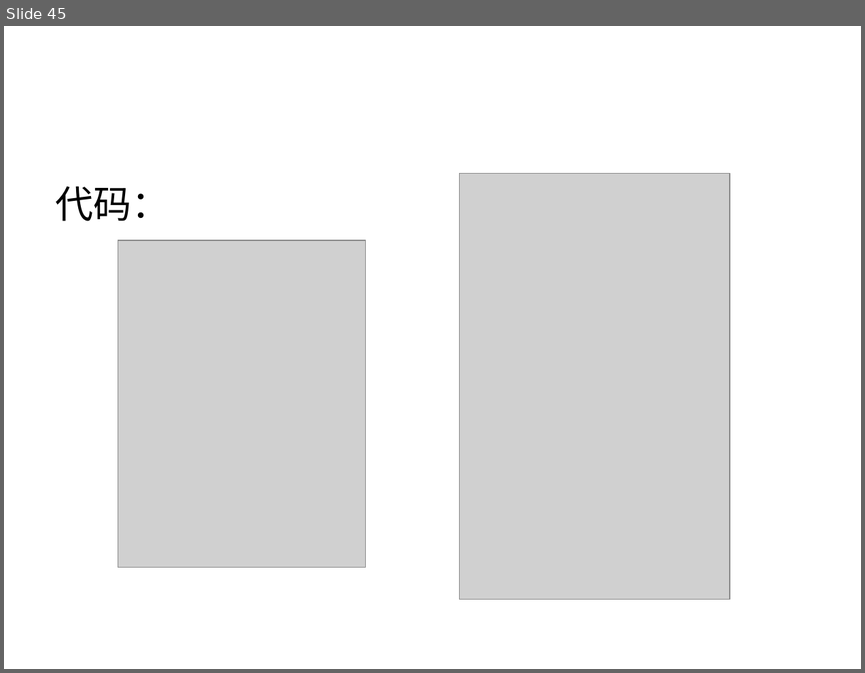
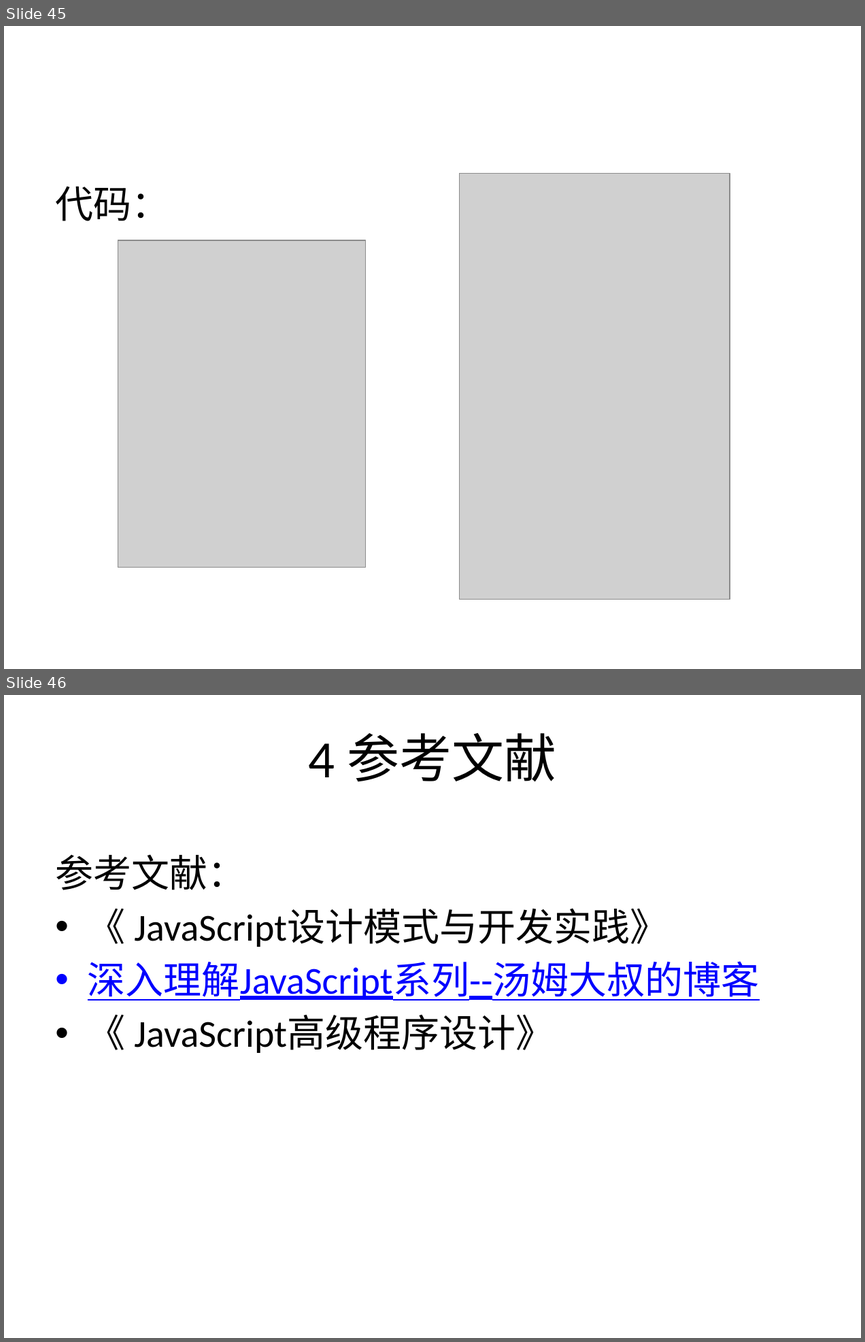
Before and after one commit to pskeeter/oop, a slide deck: 恒拓PPT模板.pptx. Shown one above the other, each under a label of ours: slide 45 before the commit, slides 45 and 46 after it. The pictures are 865x673 and 865x1342 pixels, drawn with LibreOffice and Linux fonts; fonts in the diff are those of the drawing; grey boxes stand for pictures; background and template pictures are left out. Boxes give left, top, right and bottom in pixels: in the first picture for what was removed or moved away, otherwise in the second. Text is boxed around its words. In the diff, an @@ line names an element or a change of style, - is before the commit and + after.

```diff
--- a/恒拓PPT模板.pptx
+++ b/恒拓PPT模板.pptx
@@ slide 46 added at (4, 695, 861, 1338), background picture (left out) @@
@@ title added at (309, 733, 556, 782), 44 pt, text #000000 @@
+4 参考文献
@@ text added at (55, 854, 759, 1053), 32 pt, text #000000 @@
+参考文献：
+• 《 JavaScript设计模式与开发实践》
+• 深入理解JavaScript系列--汤姆大叔的博客
+• 《 JavaScript高级程序设计》
```
Also in this commit, not shown: 4 slides changed, 2 other slides added, 1 slide removed, 2 other files.
